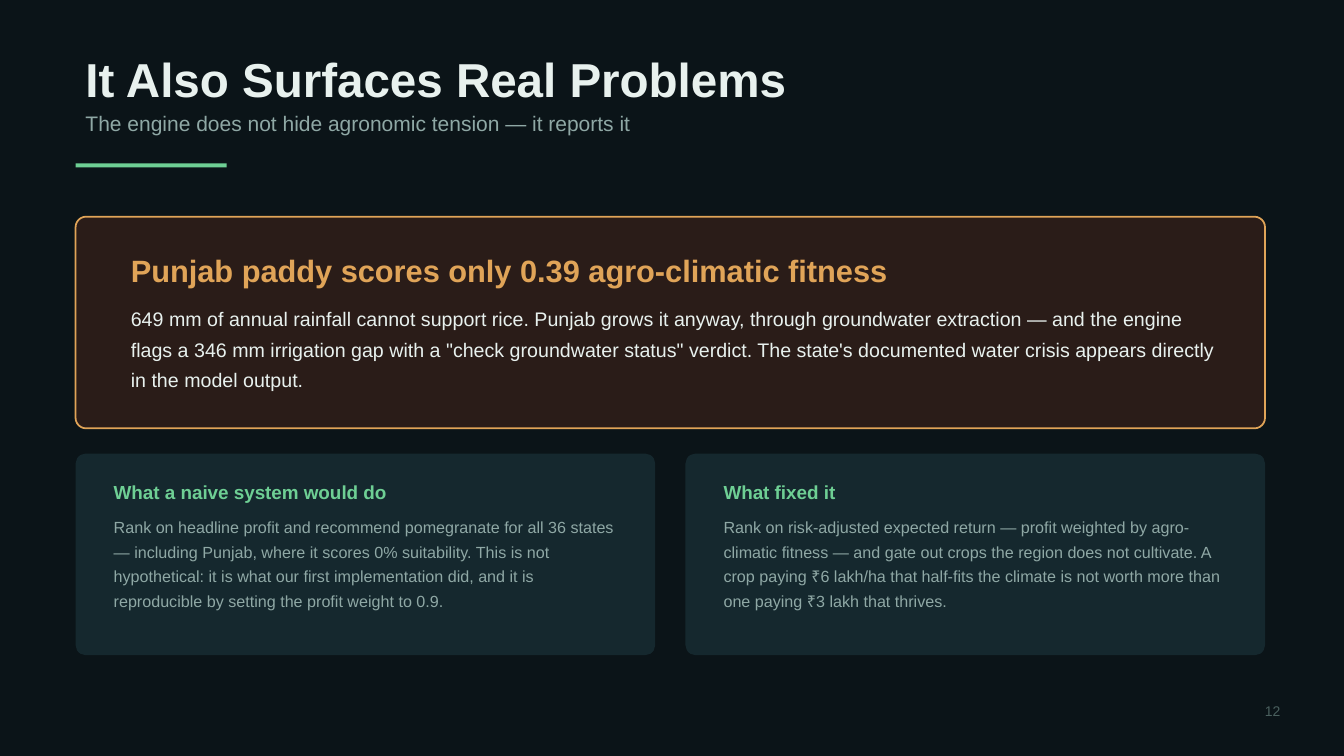
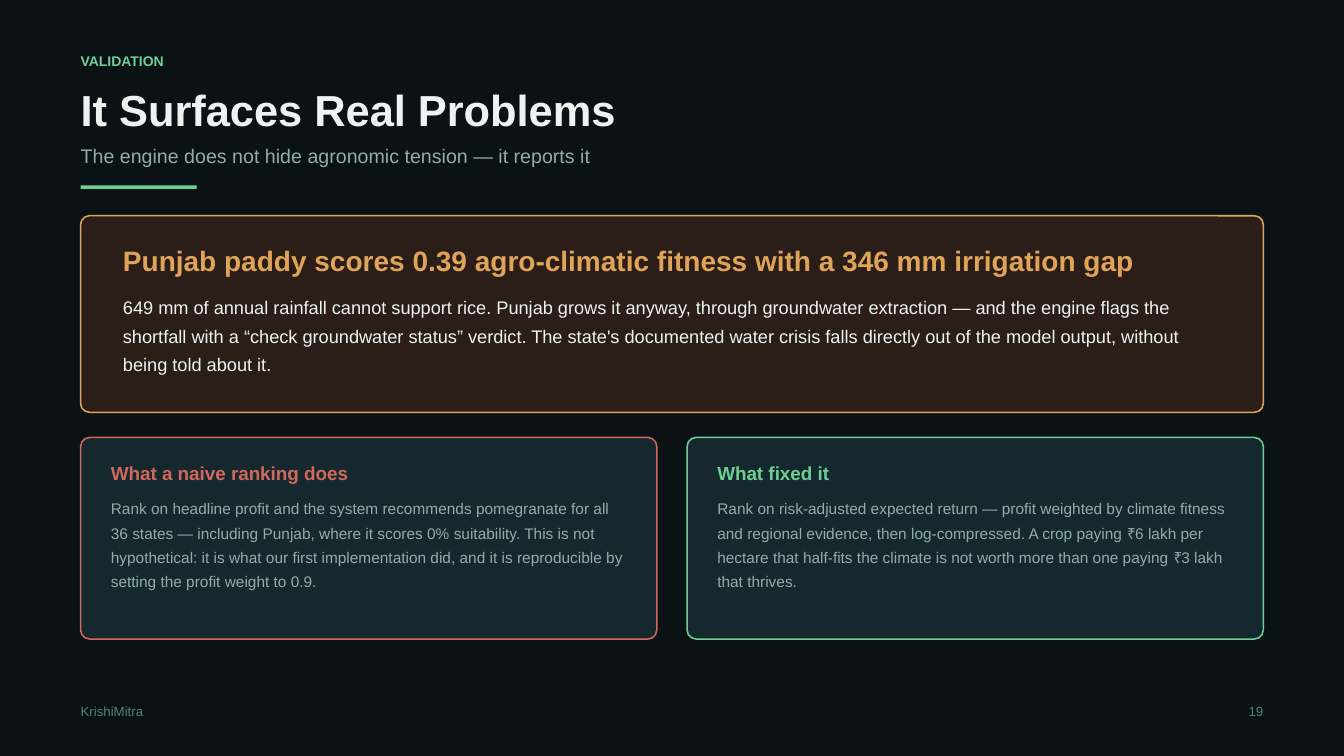
Before and after one commit to RatnamOjha/cerealia, a slide deck: slide 20 of docs/KrishiMitra_Project_Review.pptx (slide 13 before the commit). Drawn at 1344x756 pixels with LibreOffice and Linux fonts; fonts in the diff are those of the drawing. Boxes give left, top, right and bottom in pixels: in the first picture for what was removed or moved away, otherwise in the second. Text is boxed around its words. In the diff, an @@ line names an element or a change of style, - is before the commit and + after.

Commit message:
Rebuild deck around the real data; update docs
28 slides in five parts: motivation, the system, the product, validation
and future scope. Adds the data foundation, what real data changed, the
full feature set, engineering findings and how the idea scales beyond a
single farmer.

Fixed the layout on a real column grid - several columns previously ran
past the right margin and one slide overflowed the bottom edge. Every
shape is now verified inside the safe area, and estimated text height is
checked against box height.

```diff
--- a/docs/KrishiMitra_Project_Review.pptx
+++ b/docs/KrishiMitra_Project_Review.pptx
@@ rectangle at box(0, 0, 1344, 756): fill #0B1418 to #0A1216 @@
@@ text added at box(81, 56, 164, 66), 10 pt, text #6ECF94, bold @@
+VALIDATION
@@ text at box(85, 62, 787, 98): paragraph removed @@
-It Also Surfaces Real Problems
@@ text added at box(81, 94, 616, 127), 31 pt, text #ECF4F1, bold @@
+It Surfaces Real Problems
@@ text "The engine does not hide ...": place and size @@
-text "The engine does not hide ..." at box(85, 62, 787, 135)
+text "The engine does not hide ..." at box(81, 149, 590, 167)
@@ text "The engine does not hide ..." at box(81, 149, 590, 167): size 15 to 14 pt, text colour #8FA8A5 to #93ACA9; line spacing 1 to 1.2 @@
@@ rectangle: place and size @@
-rectangle at box(76, 163, 227, 167)
+rectangle at box(81, 186, 197, 189)
@@ rounded rectangle: place and size @@
-rounded rectangle at box(76, 217, 1265, 429)
+rounded rectangle at box(81, 216, 1263, 412)
@@ rounded rectangle at box(81, 216, 1263, 412): fill #2A1C18 to #2B1D18; outline #E0A458 1.25 pt to #E0A458 1.1 pt; proportions changed @@
@@ text at box(123, 250, 1179, 375): text changed; size 14 to 13 pt; text colour #E8F1EE to #ECF4F1 @@
-Punjab paddy scores only 0.39 agro-climatic fitness
-649 mm of annual rainfall cannot support rice. Punjab grows it anyway, through groundwater extraction — and the engine flags a 346 mm irrigation gap with a "check groundwater status" verdict. The state's documented water crisis appears directly in the model output.
+Punjab paddy scores 0.39 agro-climatic fitness with a 346 mm irrigation gap
+649 mm of annual rainfall cannot support rice. Punjab grows it anyway, through groundwater extraction — and the engine flags the shortfall with a “check groundwater status” verdict. The state's documented water crisis falls directly out of the model output, without being told about it.
@@ rounded rectangle: place and size @@
-rounded rectangle at box(76, 454, 655, 655)
+rounded rectangle at box(81, 438, 657, 639)
@@ rounded rectangle at box(81, 438, 657, 639): outline none to #D1685C 1.1 pt; proportions changed @@
@@ rounded rectangle: place and size @@
-rounded rectangle at box(686, 454, 1265, 655)
+rounded rectangle at box(688, 438, 1264, 639)
@@ rounded rectangle at box(688, 438, 1264, 639): outline none to #6ECF94 1.1 pt; proportions changed @@
@@ text at box(111, 466, 622, 590): text changed; size 11.5 to 11 pt; text colour #8FA8A5 to #93ACA9 @@
-What a naive system would do
-Rank on headline profit and recommend pomegranate for all 36 states — including Punjab, where it scores 0% suitability. This is not hypothetical: it is what our first implementation did, and it is reproducible by setting the profit weight to 0.9.
+What a naive ranking does
+Rank on headline profit and the system recommends pomegranate for all 36 states — including Punjab, where it scores 0% suitability. This is not hypothetical: it is what our first implementation did, and it is reproducible by setting the profit weight to 0.9.
@@ text at box(717, 466, 830, 480): more space between paragraphs @@
@@ text "What fixed it": place and size @@
-text "What fixed it" at box(724, 485, 1220, 611)
+text "What fixed it" at box(717, 466, 1225, 587)
@@ text at box(717, 503, 1225, 587): text changed; size 11.5 to 11 pt; text colour #8FA8A5 to #93ACA9 @@
-Rank on risk-adjusted expected return — profit weighted by agro-climatic fitness — and gate out crops the region does not cultivate. A crop paying ₹6 lakh/ha that half-fits the climate is not worth more than one paying ₹3 lakh that thrives.
+Rank on risk-adjusted expected return — profit weighted by climate fitness and regional evidence, then log-compressed. A crop paying ₹6 lakh per hectare that half-fits the climate is not worth more than one paying ₹3 lakh that thrives.
@@ text added at box(81, 706, 144, 716), 9.5 pt, text #5E7B78 @@
+KrishiMitra
@@ text added at box(1249, 707, 1264, 716), 9.5 pt, text #5E7B78 @@
+19
@@ text removed at box(1265, 706, 1281, 716) @@
-12
```
Also in this commit, not shown: 10 other slides changed, 17 slides added, 7 slides removed, 3 other files.
